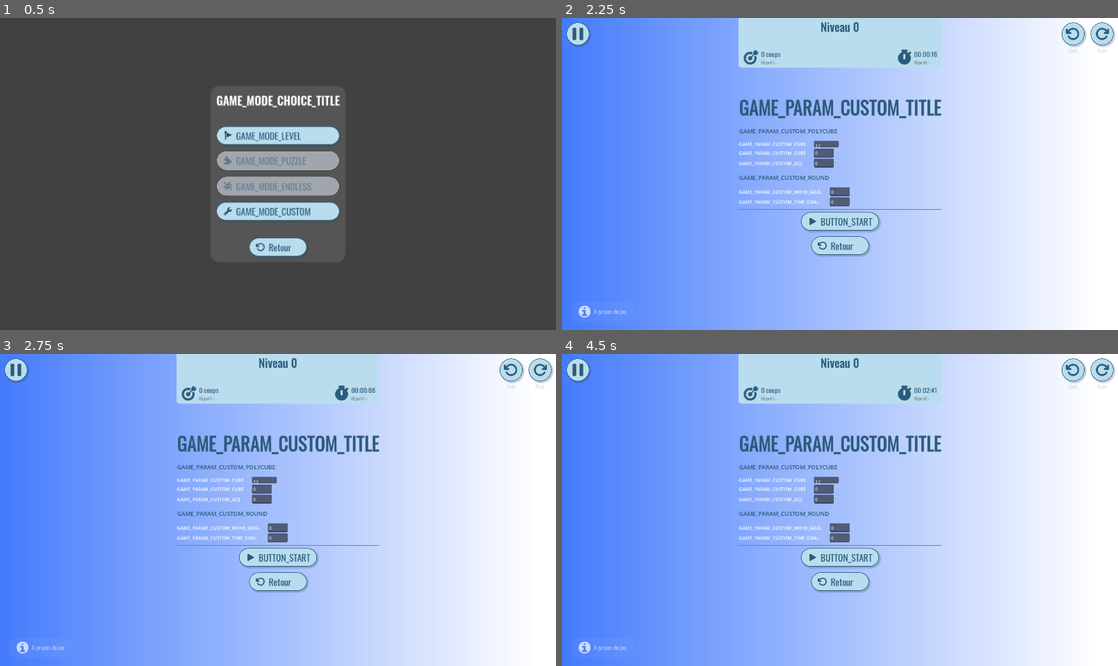
Above: before the commit, frames 1-4 (two rows, left to right).
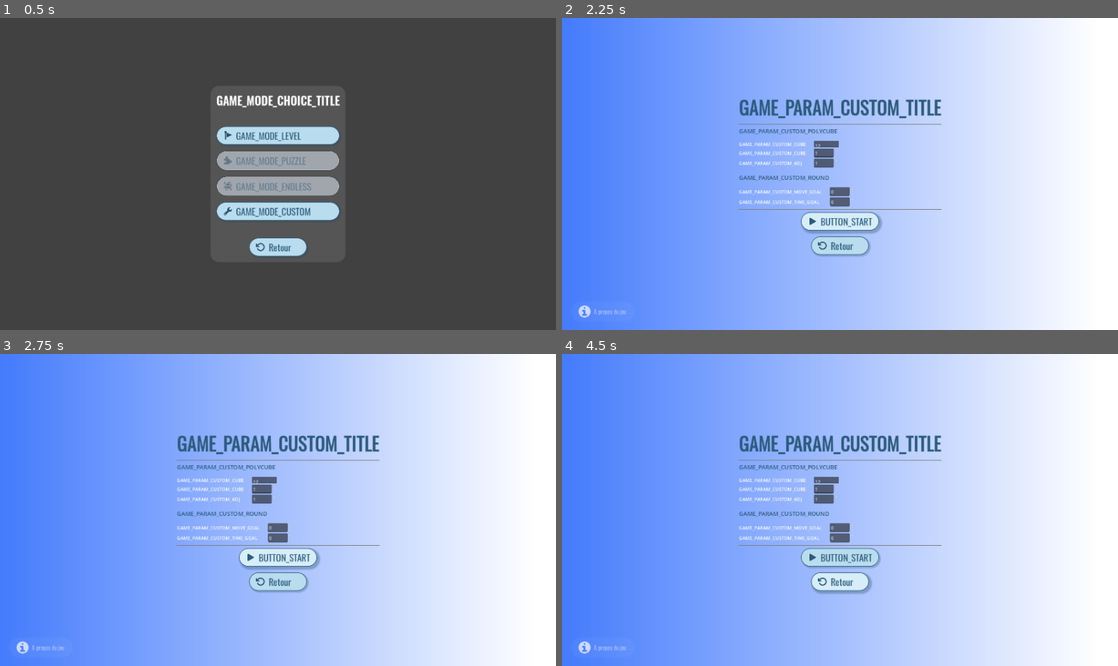
Above: after the commit, the same moments.

Repository: Turnute/PolyFold
Game: Godot game, scene res://scenes/interfaces/GameModeChoice.tscn
Same seed, same stepped clock (60 frames per second), same inputs: the game is played once before the commit and once after it. This scene is started directly instead of the project's main scene.
Inputs (mouse positions are in pixels of both pictures, inside the frame that each line leads up to):
- Up to frame 1 (0.5 s): no input
- Up to frame 2 (2.25 s): click "GAME_MODE_CUSTOM" at 0.5 s; click (828, 142) at 1.27 s; type "12" at 1.35 s; click "BUTTON_START" at 2 s
- Up to frame 3 (2.75 s): no input
- Up to frame 4 (4.5 s): click "BUTTON_START" at 2.75 s; click "BUTTON_START" at 3.5 s; click "Retour" at 4.25 s

Frame 1 is identical in both runs. In frame 2, 5.8% of the frame differs, in the area x 0-100%, y 0-96%; in frame 3, 5.8%; in frame 4, 5.7%.
Error after the commit: Invalid access to property or key 'value' on a base object of type 'null instance'. (res://scripts/ui/GameParamCustom.gd:7)

Commit message:
feat: log into interface scripts

Diff:
--- a/polyfold/scenes/interfaces/GameParamCustom.tscn
+++ b/polyfold/scenes/interfaces/GameParamCustom.tscn
@@ -121,6 +121,8 @@
 
 [node name="NbCube" type="SpinBox" parent="MarginContainer/VBoxContainer/GridContainer1" unique_id=794122052]
 layout_mode = 2
+min_value = 1.0
+value = 1.0
 
 [node name="MaxAdjLab" type="Label" parent="MarginContainer/VBoxContainer/GridContainer1" unique_id=845937532]
 layout_mode = 2
@@ -135,6 +137,8 @@
 
 [node name="MaxAdj" type="SpinBox" parent="MarginContainer/VBoxContainer/GridContainer1" unique_id=1169986843]
 layout_mode = 2
+min_value = 1.0
+value = 1.0
 
 [node name="HSeparator4" type="HSeparator" parent="MarginContainer/VBoxContainer" unique_id=1391649159]
 layout_mode = 2
--- a/polyfold/scripts/systems/SettingsManager.gd
+++ b/polyfold/scripts/systems/SettingsManager.gd
@@ -1,5 +1,6 @@
 extends Node
 
+const LOG_TAG := "[Settings] "
 const PATH := "user://settings.cfg"
 const LOCALES: Array[String] = ["fr", "en", "es"]
 const RESOLUTIONS: Array[Vector2i] = [
@@ -16,24 +17,27 @@
 func _ready() -> void:
 	_load() # load settings file (if exist)
 	TranslationServer.set_locale(locale)
-	Log.info("Langue active : " + TranslationServer.get_locale())
+	Log.info(LOG_TAG + "Langue active : " + TranslationServer.get_locale())
 	_apply_window()
 
 
 func set_locale(value: String) -> void:
 	locale = value
 	TranslationServer.set_locale(locale)
+	Log.info(LOG_TAG + "Langue changée : " + locale)
 	save()
 
 
 func set_resolution(value: Vector2i) -> void:
 	resolution = value
+	Log.info(LOG_TAG + "Résolution changée : %s" % resolution)
 	_apply_window()
 	save()
 
 
 func set_fullscreen(value: bool) -> void:
 	fullscreen = value
+	Log.info(LOG_TAG + "Plein écran : %s" % fullscreen)
 	_apply_window()
 	save()
 
@@ -47,13 +51,18 @@
 		w.size = resolution
 		w.move_to_center()
 
+	Log.debug(LOG_TAG + "Fenêtre appliquée (mode : %s, taille : %s)" % [w.mode, w.size])
 
 func save() -> void:
 	var cfg := ConfigFile.new()
 	cfg.set_value("general", "locale", locale)
 	cfg.set_value("video", "resolution", resolution)
 	cfg.set_value("video", "fullscreen", fullscreen)
-	cfg.save(PATH)
+	var err := cfg.save(PATH)
+	if err != OK:
+		Log.error(LOG_TAG + "Échec de la sauvegarde des paramètres (%s)" % error_string(err))
+	else:
+		Log.debug(LOG_TAG + "Paramètres sauvegardés")
 
 
 func _load() -> void:
--- a/polyfold/scripts/ui/GameModeChoice.gd
+++ b/polyfold/scripts/ui/GameModeChoice.gd
@@ -1,12 +1,14 @@
 extends Control
 
+const LOG_TAG := "[GameModeMenu] "
 const GAME_PARAM_CUSTOM: PackedScene = preload("res://scenes/interfaces/GameParamCustom.tscn")
 
 func _ready() -> void:
-	pass # Replace with function body.
+	Log.debug(LOG_TAG + "ready")
 
 
 func _on_mode_custom_button_pressed() -> void:
+	Log.info(LOG_TAG + "Mode personnalisé sélectionné")
 	get_parent().add_child(GAME_PARAM_CUSTOM.instantiate())
 	queue_free()
 
--- a/polyfold/scripts/ui/GameParamCustom.gd
+++ b/polyfold/scripts/ui/GameParamCustom.gd
@@ -1,6 +1,12 @@
 extends Control
 
+const LOG_TAG := "[GameParamCustom] "
+
 func _on_start_button_pressed() -> void:
+
+	var nb_cube := int(%NbCube.value)
+	var max_adj := int(%MaxAdj.value)
+
 	var move_goal := int(%MoveGoal.value)
 	var time_goal := int(%TimeGoal.value)
 
@@ -9,10 +15,9 @@
 	if time_goal == 0:
 		time_goal = -1
 
-	var info = "Game param custom = NB coups : " + str(move_goal) + " | Temps : " + str(time_goal)
-	Log.info(info)
+	Log.info(LOG_TAG + "Lancement partie personnalisée (cubes : %d, adjacences max : %d, coups : %d, temps : %d)" % [nb_cube, max_adj, move_goal, time_goal])
 
-	var polycube = MenuManager._display_polycube(self, "", 5, 5)
+	var polycube = MenuManager._display_polycube(self, "", nb_cube, max_adj)
 	get_tree().change_scene_to_node(polycube)
 
 	# crée la partie
